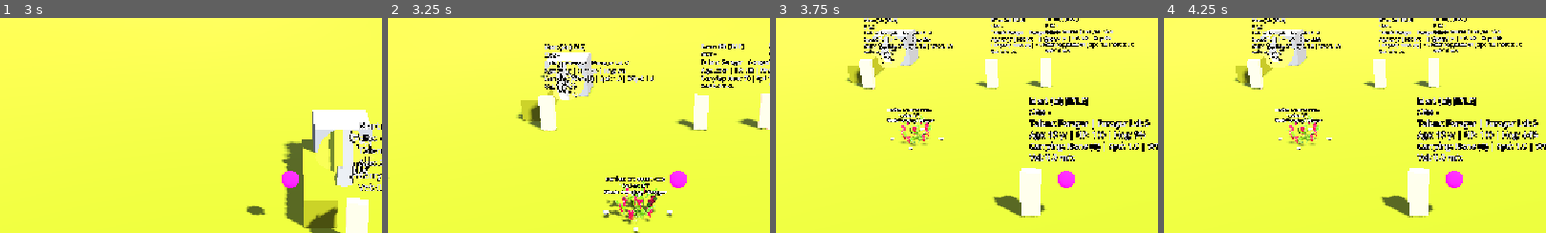
Above: before the commit, frames 1-4 (left to right).
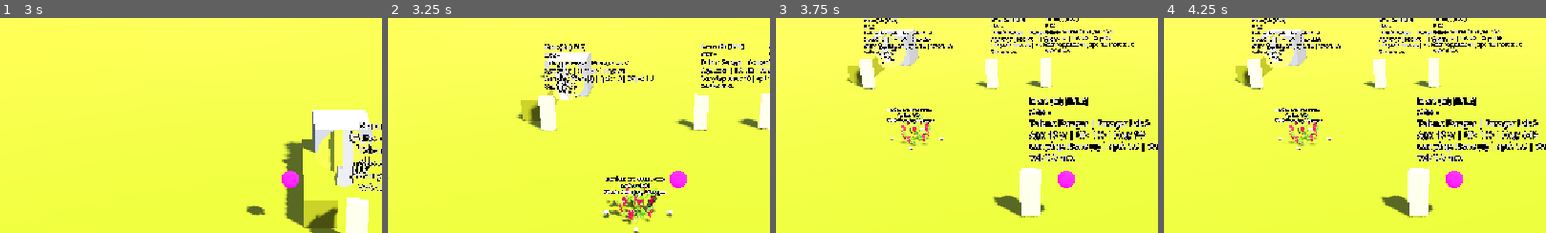
Above: after the commit, the same moments.

Repository: snowydad/Tribe
Game: Godot game, scene res://src/main/main.tscn
The game is run twice, just before and just after one commit, with the same random seed, the same clock (stepped at 60 frames per second) and the same inputs. The project has no main scene, so this scene is started directly.
Inputs (mouse positions are % of the whole screen's width and height, from its top left):
- Up to frame 1 (3 s): tap Enter at 0.5, 2 s; move the mouse to (72, 45) at 0.52 s; tap 0 at 0.6 s; click (72, 45) at 0.67 s; tap Space at 1.25 s; drag from (30, 55) to (45, 70) at 1.27 s; move the mouse to (60, 28) at 2.02 s; tap 2 at 2.1 s; click (60, 28) at 2.17 s; drag from (45, 70) to (20, 35) at 2.77 s
- Up to frame 2 (3.25 s): no input
- Up to frame 3 (3.75 s): move the mouse to (80, 65) at 3.52 s; tap 4 at 3.6 s; click (80, 65) at 3.67 s
- Up to frame 4 (4.25 s): no input
The pictures show only the part of the screen within x 12-62%, y 12-62%; the shares and areas given below are measured in that part.

Frame 1 is identical in both runs. In frame 2, 0.1% of the frame differs, in the area x 61-69%, y 76-80%; in frame 3, less than 0.1%; in frame 4, less than 0.1%.

Commit message:
Char energy drain updated

Diff:
--- a/src/characters/CharacterData.gd
+++ b/src/characters/CharacterData.gd
@@ -1,5 +1,5 @@
 # ==============================================================================
-# ОБНОВЛЕНО: 2026-10-04 23:29 CEST — energy_drain_hunger_threshold from ini
+# ОБНОВЛЕНО: 2026-10-05 12:05 CEST — hungry: no rest regen, only drain
 # НАЗНАЧЕНИЕ: Ресурс хранения персональных данных, физических статов,
 #             врождённых талантов, приобретаемых навыков и инвентаря.
 # ==============================================================================
@@ -146,8 +146,8 @@
 # ОБРАБОТКА ВРЕМЕНИ И НУЖД
 # ------------------------------------------------------------------------------
 # hunger += hunger_rate  (всегда)
-# energy += energy_work_rate | energy_rest_rate   (знак уже в ini)
-# energy += energy_drain_rate  если hunger > energy_drain_hunger_threshold
+# energy += work_rate | rest_rate (rest только если hunger <= thr)
+# energy += energy_drain_rate  если hunger > thr  (rest не перекрывает)
 # health += health_drain_rate  если energy < thr ИЛИ hunger > thr  (один раз)
 # energy → move/work mult: get_energy_speed_mult()
 # ------------------------------------------------------------------------------
@@ -179,13 +179,14 @@
 	# 1) голод
 	hunger = clampf(hunger + hunger_rate * delta, 0.0, 100.0)
 
-	# 2) energy: work / rest (знак из ini)
+	# 2) energy: work / rest
+	# При hunger > threshold rest-реген НЕ идёт (иначе +rest сильнее drain → energy=100).
 	if activity == "work":
 		energy = clampf(energy + energy_work_rate * delta, 0.0, 100.0)
-	else:
+	elif hunger <= energy_drain_hunger_thr:
 		energy = clampf(energy + energy_rest_rate * delta, 0.0, 100.0)
 
-	# 2b) доп. drain при hunger > energy_drain_hunger_threshold (ini)
+	# 2b) drain при голоде (и idle, и work)
 	if hunger > energy_drain_hunger_thr:
 		energy = clampf(energy + energy_drain_rate * delta, 0.0, 100.0)
 
Not shown, changed: assets/config/berries.ini
Not shown, changed: assets/config/character.ini
Binary file changed: assets/models/environment/berries.glb
